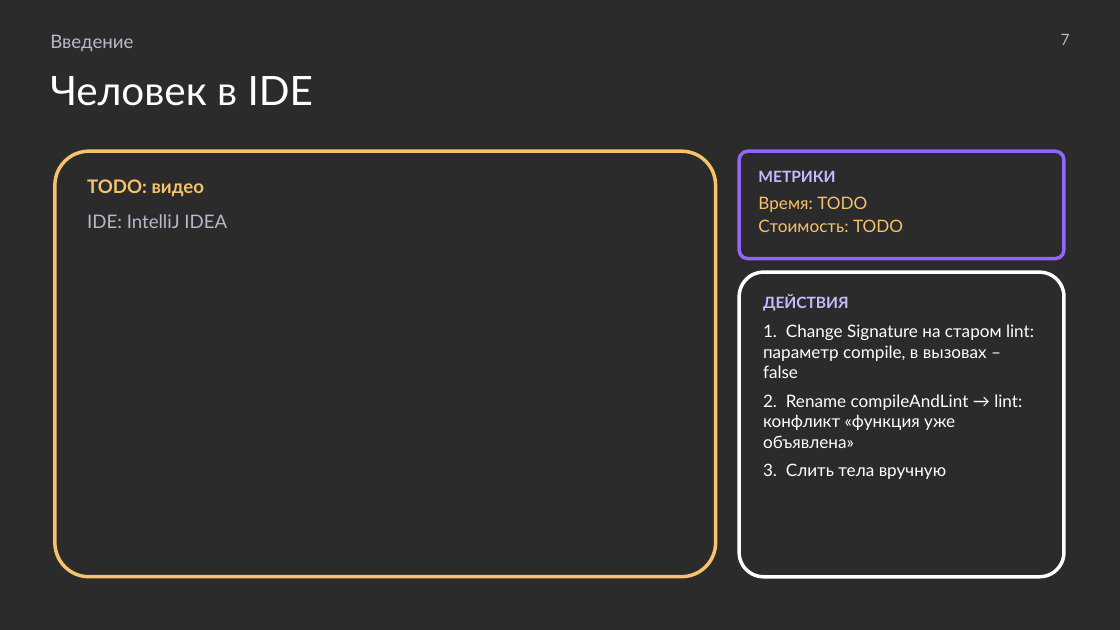
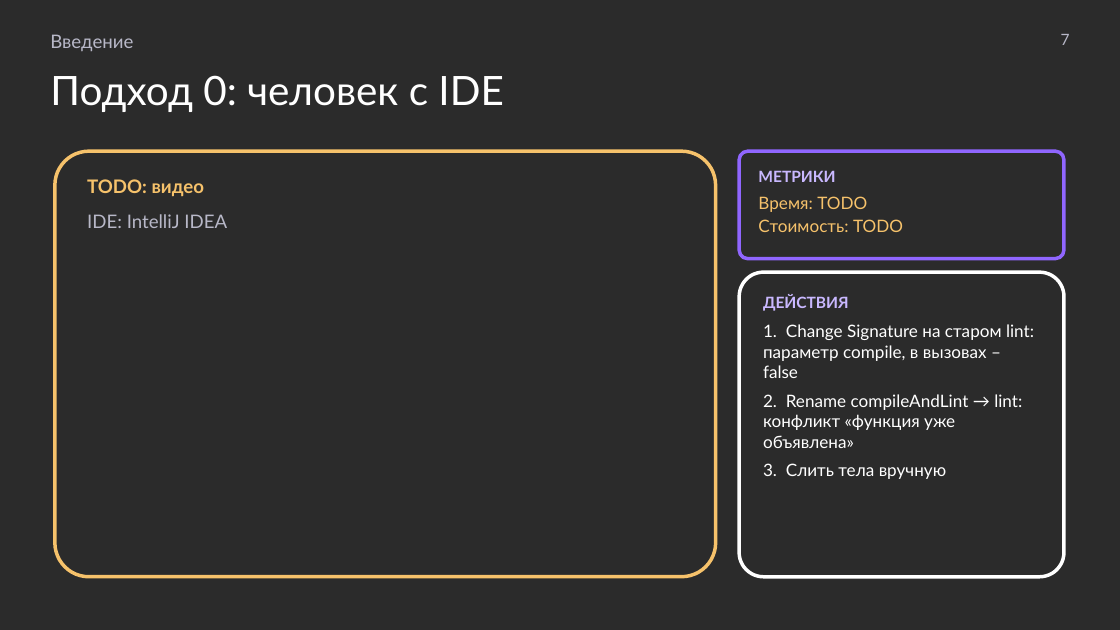
Before and after one commit to MchKosticyn/ide-refactoring-in-ai-agents, a slide deck: slide 7 of Доклад_ Рефакторинг в ИИ-агентах.pptx. Drawn at 1120x630 pixels with LibreOffice and Linux fonts; fonts in the diff are those of the drawing; background and template pictures are left out; a plain dark background stands for a picture behind light text. Boxes give left, top, right and bottom in pixels: in the first picture for what was removed or moved away, otherwise in the second. Text is boxed around its words. In the diff, an @@ line names an element or a change of style, - is before the commit and + after.

```diff
--- a/Доклад_ Рефакторинг в ИИ-агентах.pptx
+++ b/Доклад_ Рефакторинг в ИИ-агентах.pptx
@@ text at <box>50,75,503,112</box>: text changed @@
-Человек в IDE
+Подход 0: человек с IDE
```
Also in this commit, not shown: 8 other slides changed, 1 slide removed, 2 other files.
